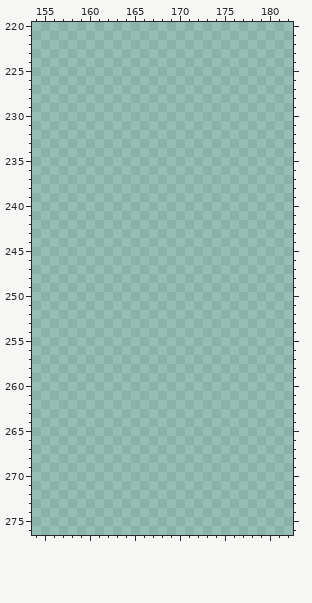
Two versions of one pixel-art file, assets/art/tilesets/world3/Floor+Wall+Roof Tileset.aseprite. Above: the version before the commit.
500x327 pixels, 1 frame. Colours within 5 levels of each other are drawn and written as one. Shown: x 154..182, y 220..276.
Now the later version:
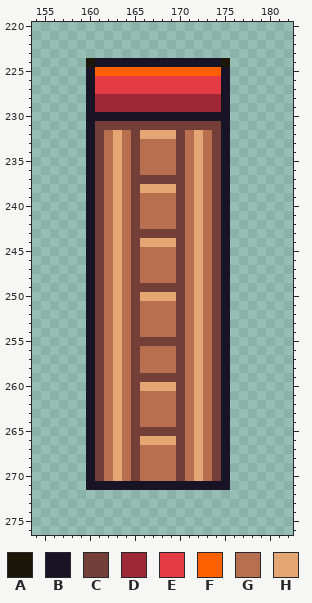
Palette (. is transparent): A #1c1609  B #181425  C #743f39  D #9e2835  E #e53b44  F #ff6100  G #b86f50  H #e4a672
Log entry: feat: added foreground tilesets to world3 level1
Change:
The edit adds colour A in row 224 at x 160 and 175.
The edit adds colour B in row 224 at x 161 to 174; in rows 225 to 229 at x 160 and 175; in row 230 at x 160 to 175; in rows 231 to 270 at x 160 and 175; in row 271 at x 160 to 175.
The edit adds colour C in row 231 at x 161 to 174; in rows 232 to 236 at x 161, 165, 170 and 174; in row 237 at x 161, 165 to 170 and 174; in rows 238 to 242 at x 161, 165, 170 and 174; in row 243 at x 161, 165 to 170 and 174; in rows 244 to 248 at x 161, 165, 170 and 174.
The edit adds colour C in row 249 at x 161, 165 to 170 and 174; in rows 250 to 254 at x 161, 165, 170 and 174; in row 255 at x 161, 165 to 170 and 174; in rows 256 to 258 at x 161, 165, 170 and 174; in row 259 at x 161, 165 to 170 and 174; in rows 260 to 264 at x 161, 165, 170 and 174.
The edit adds colour C in row 265 at x 161, 165 to 170 and 174; in rows 266 to 270 at x 161, 165, 170 and 174.
The edit adds colour D in rows 228 to 229 at x 161 to 174.
The edit adds colour E in rows 226 to 227 at x 161 to 174.
The edit adds colour F in row 225 at x 161 to 174.
The edit adds colour G in row 232 at x 162, 164, 171 and 173; in rows 233 to 236 at x 162, 164, 166 to 169, 171 and 173; in rows 237 to 238 at x 162, 164, 171 and 173; in rows 239 to 242 at x 162, 164, 166 to 169, 171 and 173; in rows 243 to 244 at x 162, 164, 171 and 173; in rows 245 to 248 at x 162, 164, 166 to 169, 171 and 173.
The edit adds colour G in rows 249 to 250 at x 162, 164, 171 and 173; in rows 251 to 254 at x 162, 164, 166 to 169, 171 and 173; in row 255 at x 162, 164, 171 and 173; in rows 256 to 258 at x 162, 164, 166 to 169, 171 and 173; in rows 259 to 260 at x 162, 164, 171 and 173; in rows 261 to 264 at x 162, 164, 166 to 169, 171 and 173.
The edit adds colour G in rows 265 to 266 at x 162, 164, 171 and 173; in rows 267 to 270 at x 162, 164, 166 to 169, 171 and 173.
The edit adds colour H in row 232 at x 163, 166 to 169 and 172; in rows 233 to 237 at x 163 and 172; in row 238 at x 163, 166 to 169 and 172; in rows 239 to 243 at x 163 and 172; in row 244 at x 163, 166 to 169 and 172; in rows 245 to 249 at x 163 and 172.
The edit adds colour H in row 250 at x 163, 166 to 169 and 172; in rows 251 to 259 at x 163 and 172; in row 260 at x 163, 166 to 169 and 172; in rows 261 to 265 at x 163 and 172; in row 266 at x 163, 166 to 169 and 172; in rows 267 to 270 at x 163 and 172.
